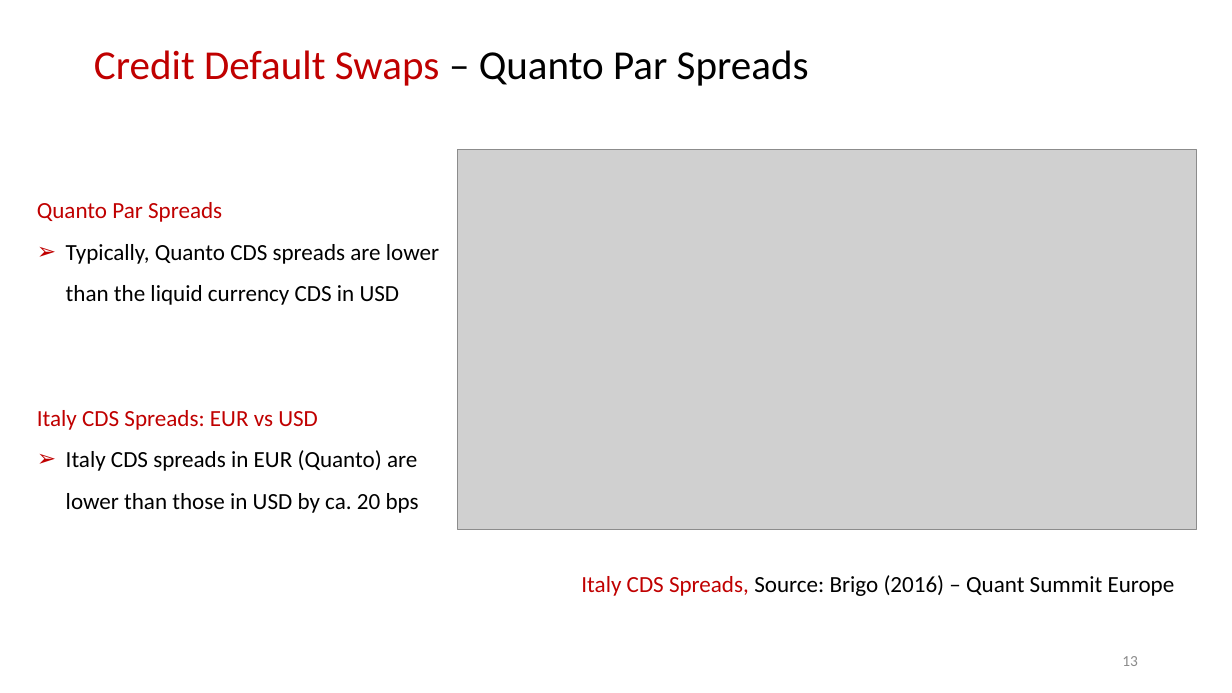
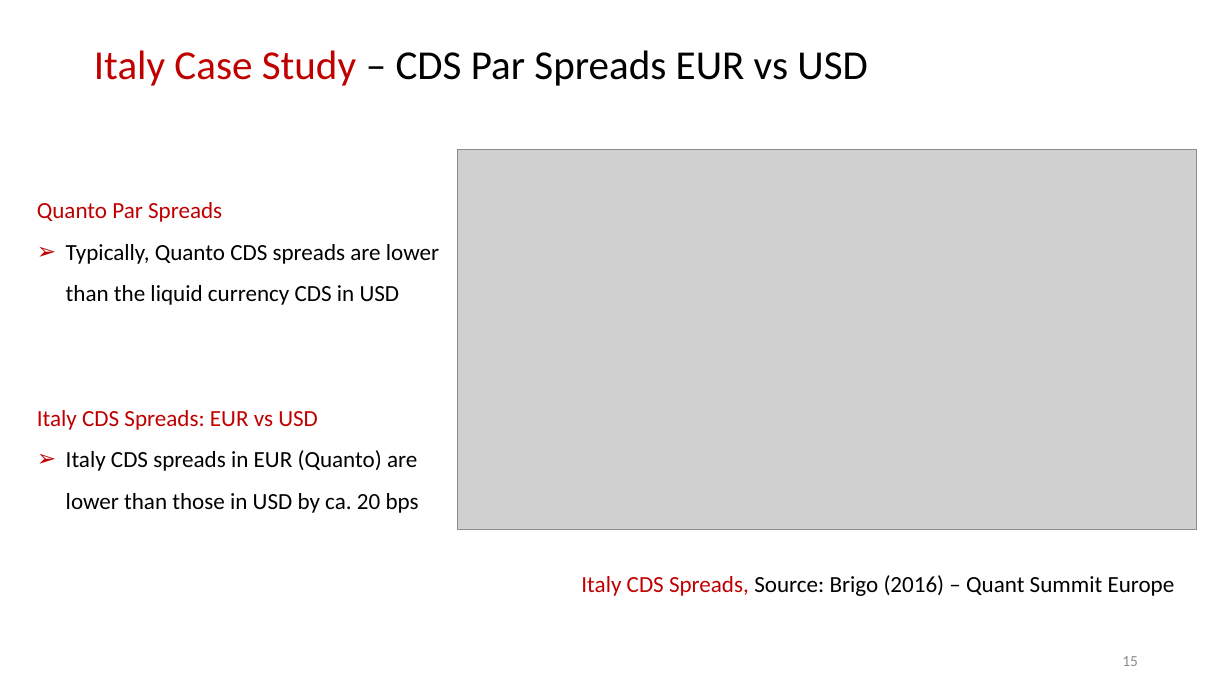
Before and after one commit to nburgessx/QuantResearch, a slide deck: slide 16 of Quanto CDS/Quanto CDS Pricing, Theory & Practice.pptx (slide 14 before the commit). Drawn at 1232x693 pixels with LibreOffice and Linux fonts; fonts in the diff are those of the drawing; grey boxes stand for pictures. Boxes give left, top, right and bottom in pixels: in the first picture for what was removed or moved away, otherwise in the second. Text is boxed around its words. In the diff, an @@ line names an element or a change of style, - is before the commit and + after.

Commit message:
Updated Quant CDS Research

```diff
--- a/Quanto CDS/Quanto CDS Pricing, Theory & Practice.pptx
+++ b/Quanto CDS/Quanto CDS Pricing, Theory & Practice.pptx
@@ title at bbox=[94, 50, 867, 86]: text changed; text colour #C00000 to #000000 @@
-Credit Default Swaps – Quanto Par Spreads
+Italy Case Study – CDS Par Spreads EUR vs USD
@@ page number at bbox=[1122, 656, 1138, 666]: text changed @@
-13
+15
```
Also in this commit, not shown: 13 other slides changed, 6 slides added, 10 other files.
